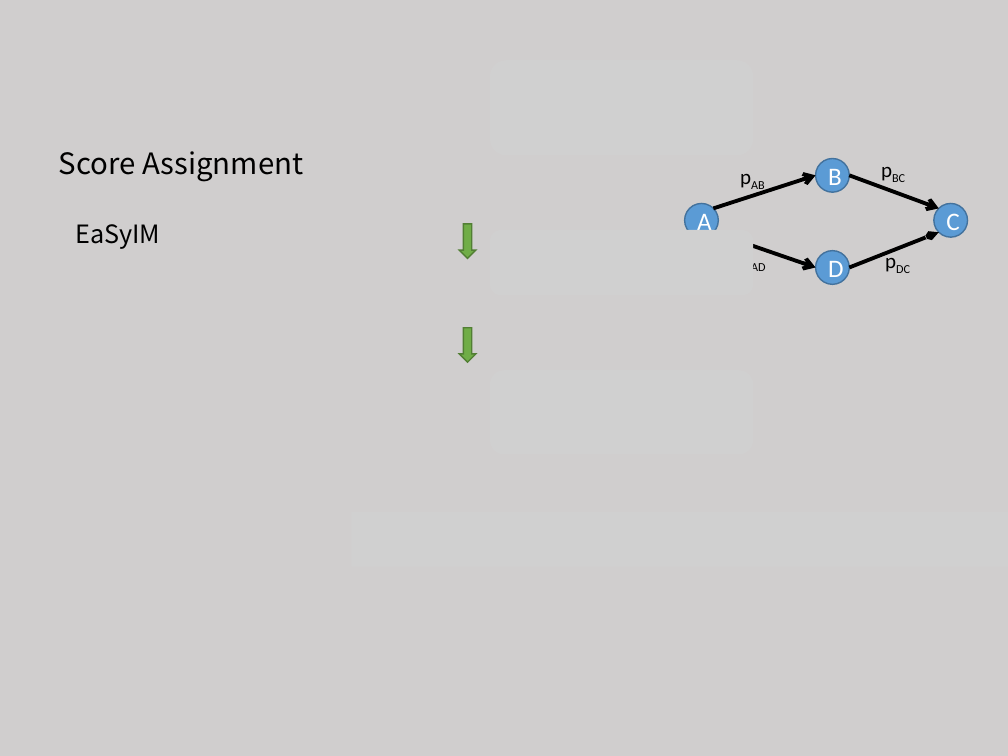
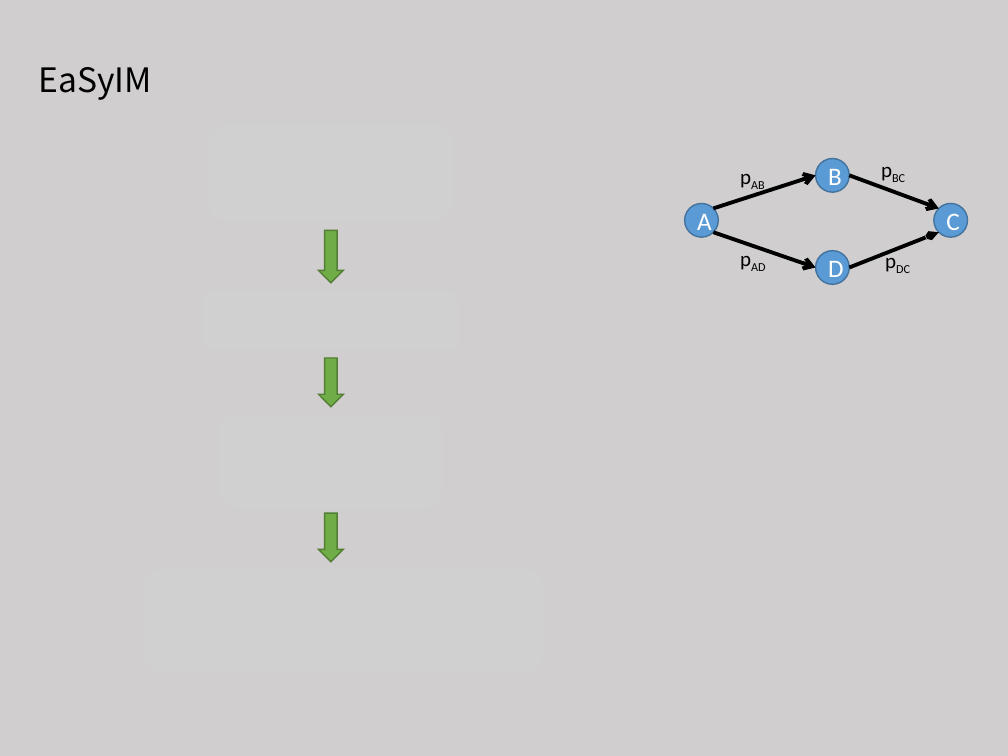
Before and after one commit to tianzhuwei/PPT, a slide deck: slide 8 of 4-魏天柱-Holistic Influence Maximization_ Combining Scalability and Efficiency with Opinion-Aware Models..pptx (slide 10 before the commit). Drawn at 1008x756 pixels with LibreOffice and Linux fonts; fonts in the diff are those of the drawing; grey boxes stand for pictures. Boxes give left, top, right and bottom in pixels: in the first picture for what was removed or moved away, otherwise in the second. Text is boxed around its words. In the diff, an @@ line names an element or a change of style, - is before the commit and + after.

```diff
--- a/4-魏天柱-Holistic Influence Maximization_ Combining Scalability and Efficiency with Opinion-Aware Models..pptx
+++ b/4-魏天柱-Holistic Influence Maximization_ Combining Scalability and Efficiency with Opinion-Aware Models..pptx
@@ text "EaSyIM" moved from (x1=75, y1=224, x2=160, y2=249) to (x1=39, y1=67, x2=152, y2=100) @@
@@ text "EaSyIM" at (x1=39, y1=67, x2=152, y2=100): size 18 to 24 pt @@
@@ picture added at (x1=209, y1=124, x2=453, y2=220) @@
@@ text removed at (x1=59, y1=151, x2=303, y2=182) @@
-Score Assignment
@@ down arrow resized from (x1=460, y1=224, x2=477, y2=258) to (x1=319, y1=231, x2=344, y2=283) @@
@@ picture removed at (x1=490, y1=230, x2=753, y2=295) @@
@@ down arrow resized from (x1=460, y1=328, x2=477, y2=362) to (x1=319, y1=358, x2=344, y2=406) @@
@@ down arrow added at (x1=319, y1=513, x2=344, y2=561), fill #70AD47, outline #538035 1 pt @@
```
Also in this commit, not shown: 9 other slides changed.
